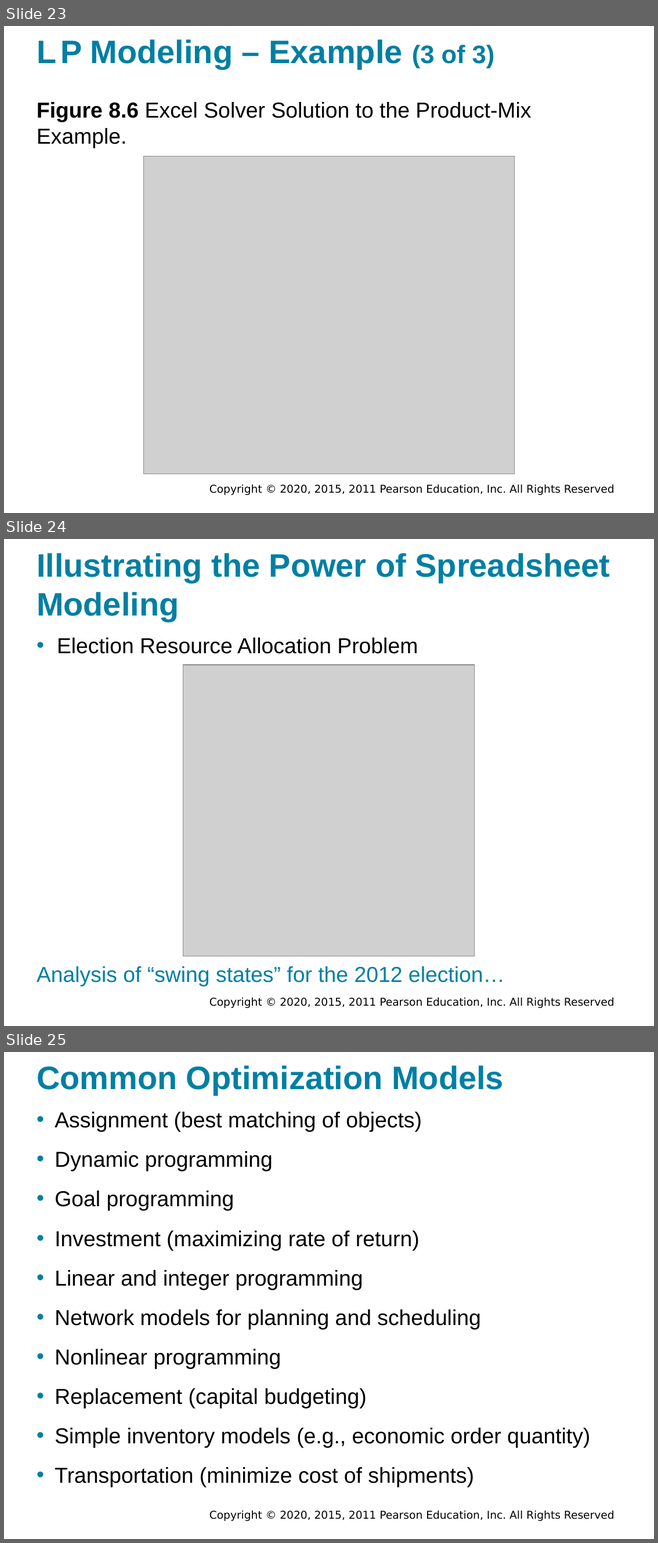
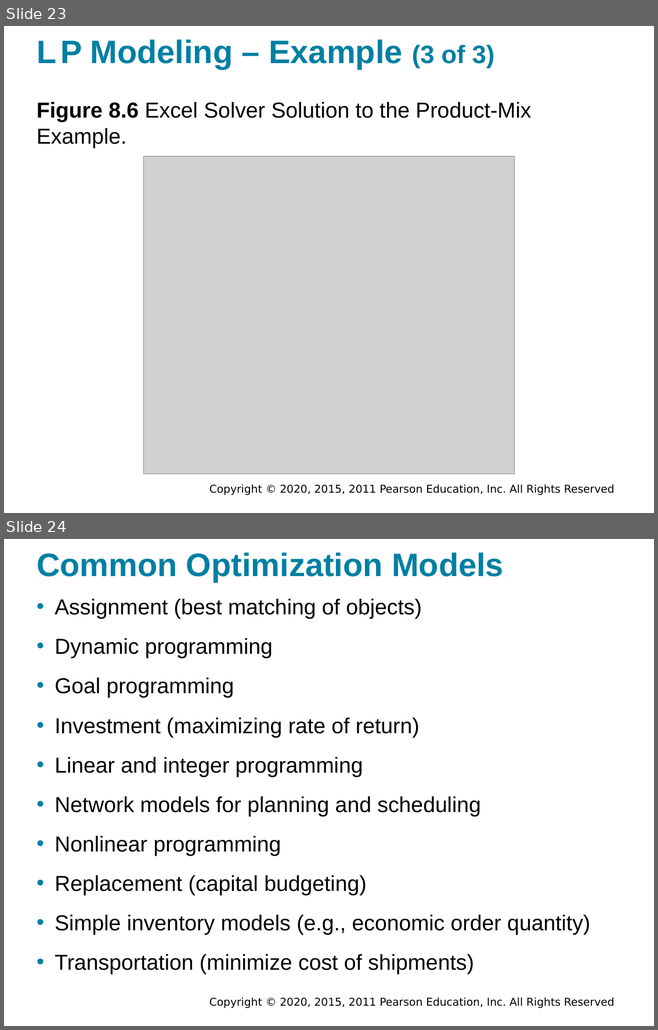
Before and after one commit to walkman617/DS2021, a slide deck: Slides/Sharda_11e_full_accessible_ppt_08.pptx. Shown one above the other, each under a label of ours: slides 23, 24 and 25 before the commit, slides 23 and 24 after it. The pictures are 658x1543 and 658x1030 pixels, drawn with LibreOffice and Linux fonts; fonts in the diff are those of the drawing; grey boxes stand for pictures; background and template pictures are left out. Boxes give left, top, right and bottom in pixels: in the first picture for what was removed or moved away, otherwise in the second. Text is boxed around its words. In the diff, an @@ line names an element or a change of style, - is before the commit and + after.

```diff
--- a/Slides/Sharda_11e_full_accessible_ppt_08.pptx
+++ b/Slides/Sharda_11e_full_accessible_ppt_08.pptx
@@ slide 24 removed at (x1=4, y1=539, x2=654, y2=1026), background #FFFFFF; not listed: 1 template element that a slide beside it also shows @@
@@ title removed at (x1=36, y1=553, x2=610, y2=621) @@
-Illustrating the Power of Spreadsheet Modeling
@@ text removed at (x1=57, y1=638, x2=418, y2=654) @@
-• Election Resource Allocation Problem
@@ picture removed at (x1=183, y1=665, x2=474, y2=956) @@
@@ text removed at (x1=36, y1=966, x2=505, y2=987) @@
-Analysis of “swing states” for the 2012 election…
@@ what was slide 25 is now slide 24 @@
```
Also in this commit, not shown: 1 other file.
